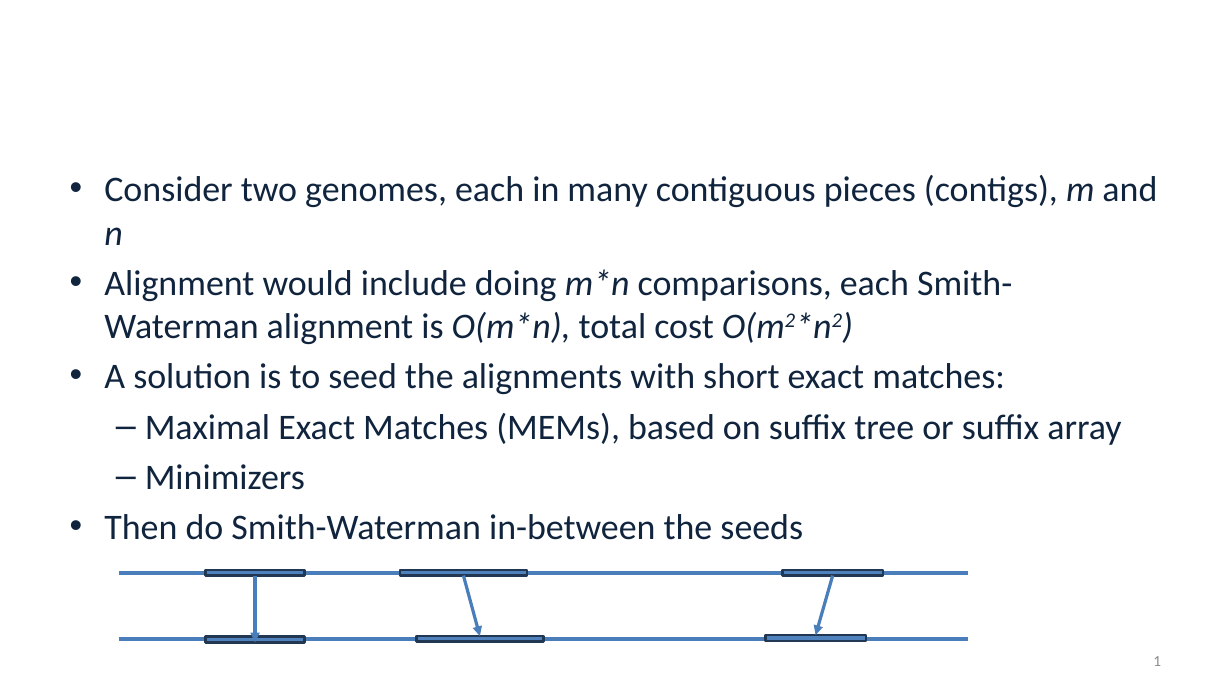
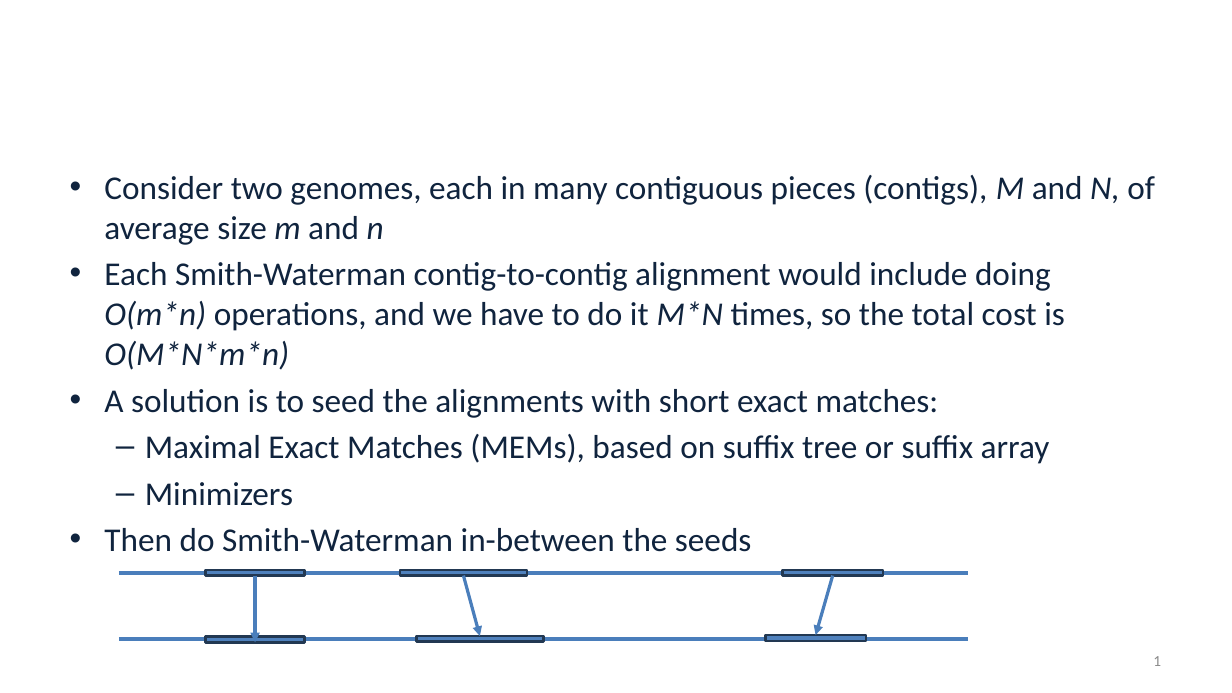
Before and after one commit to alekseyzimin/BME-Algorithms-for-Analysis-of-Genomic-Data, a slide deck: slide 1 of Week 2 Friday September 5.pptx. Drawn at 1232x693 pixels with LibreOffice and Linux fonts; fonts in the diff are those of the drawing; background and template pictures are left out. Boxes give left, top, right and bottom in pixels: in the first picture for what was removed or moved away, otherwise in the second. Text is boxed around its words. In the diff, an @@ line names an element or a change of style, - is before the commit and + after.

```diff
--- a/Week 2 Friday September 5.pptx
+++ b/Week 2 Friday September 5.pptx
@@ text at (x1=104, y1=175, x2=1155, y2=370): text changed; size 28 to 25.9 pt @@
-• Consider two genomes, each in many contiguous pieces (contigs), m and n
-• Alignment would include doing m*n comparisons, each Smith-Waterman alignment is O(m*n), total cost O(m2*n2)
+• Consider two genomes, each in many contiguous pieces (contigs), M and N, of average size m and n
+• Each Smith-Waterman contig-to-contig alignment would include doing O(m*n) operations, and we have to do it M*N times, so the total cost is O(M*N*m*n)
@@ text at (x1=104, y1=389, x2=1050, y2=552): size 28 to 25.9 pt in "A solution is to seed the alignments ...", "Maximal Exact Matches (MEMs), based on suffix ...", "Minimizers", "Then do Smith-Waterman in-between the seeds" @@
```
